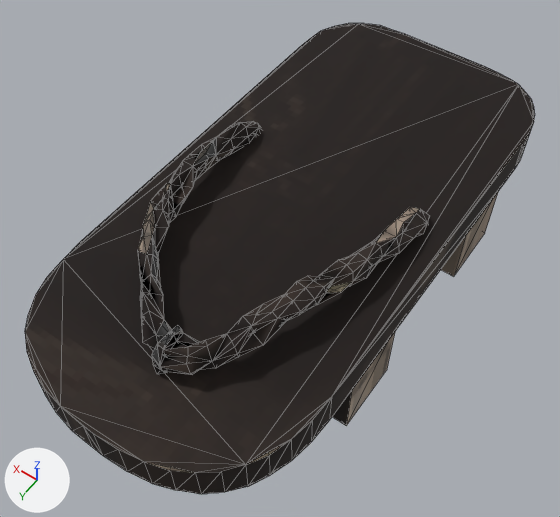
The glTF model public/models/lowpix/world/sandals.glb as it was, and as the next commit left it.
Camera for both pictures: a 50 mm camera at (-0.0793, 0.1208, 0.1957) aimed at (0.001, 0.0084, 0.0191). The lights are fixed; the arrows at lower left show +X, +Y and +Z. The older version comes first. Mesh edges are drawn as thin lines. Where no turn or scale is listed for an object, it has been applied to the vertices. Vertices at exactly the same position are counted once.

The scene before the commit, as lines of its bpy script (objects in view):
```python
me_mesh = bpy.data.meshes.new('mesh')
me_mesh.from_pydata(...)  # 511 vertices, 1498 faces; spans x -0.04..0.04, y -0.083..0.083, z -0.024..0.024
me_mesh.materials.append(mat_pixel_card)  # picture img_atlas
ob_mesh = bpy.data.objects.new('mesh', me_mesh)
ob_mesh.location = (0.0, 0.0, 0.024)
```
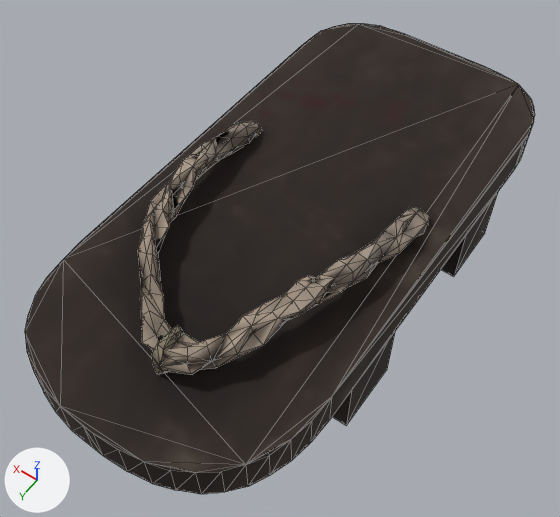
Changed parts and their boxes [x1, y1, x2, y2] in the pictures (560 x 517 px):
part 1 of me_mesh, surface changed
    both: [41, 26, 535, 475]

Patch to the scene script:
```diff
--- a/public/models/lowpix/world/sandals.glb.py
+++ b/public/models/lowpix/world/sandals.glb.py
@@ me_mesh @@
 me_mesh.from_pydata(...)  # 511 vertices, 1498 faces; spans x -0.04..0.04, y -0.083..0.083, z -0.024..0.024
 # used by ob_mesh; location = (0.0, 0.0, 0.024)
+# me_mesh part 1: 1498 kept faces spanning x -0.04..0.04, y -0.083..0.083, z -0.024..0.024 get new texture (UV) coordinates
 me_mesh.materials.append(mat_pixel_card)
```
